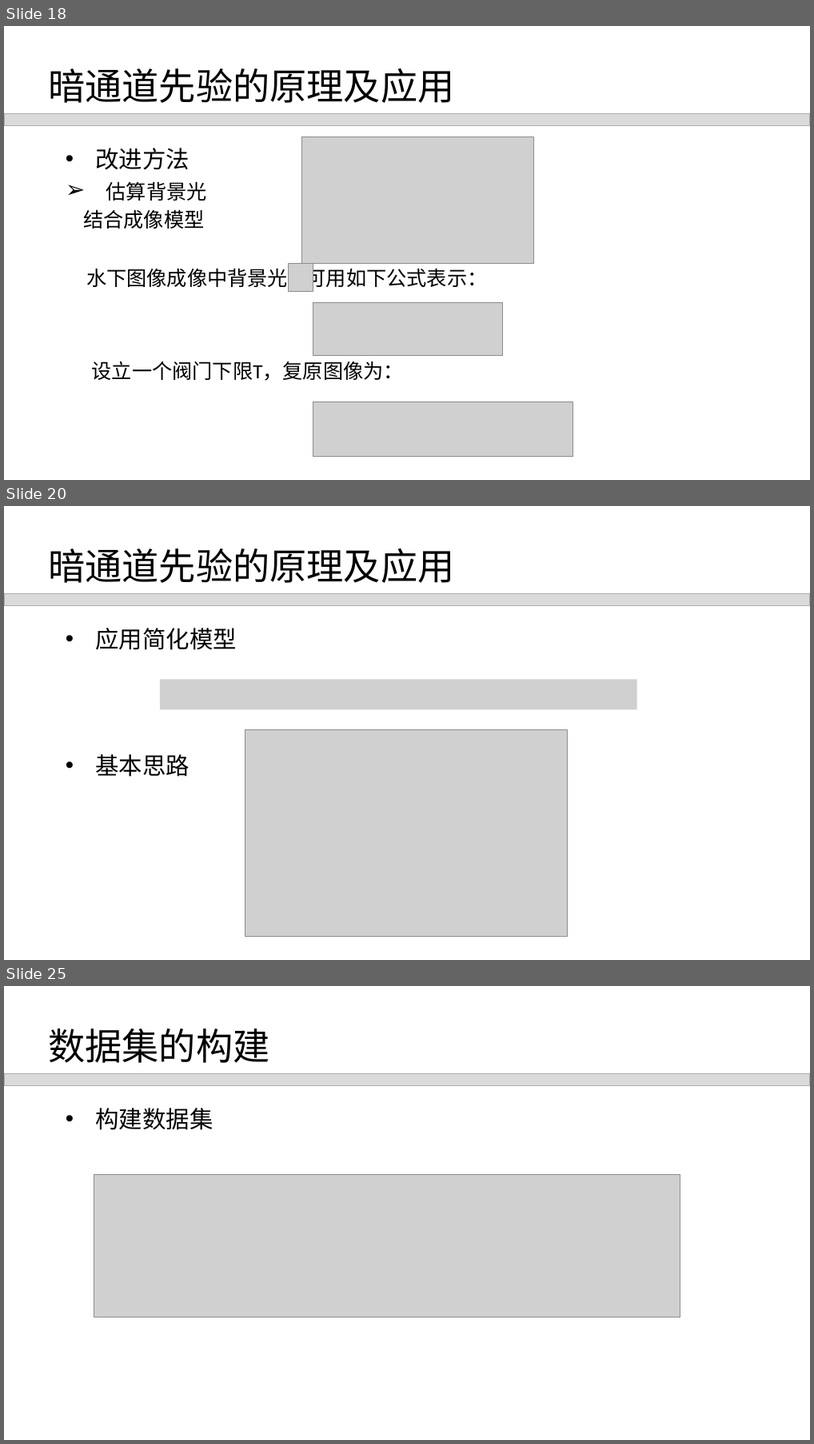
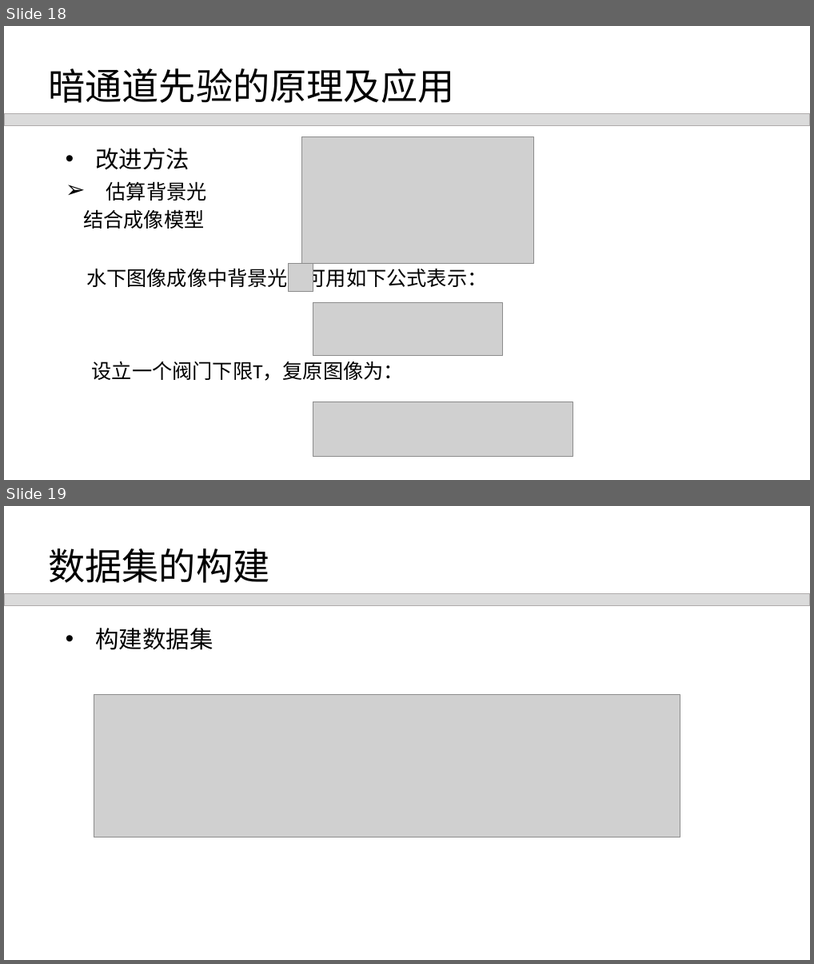
Before and after one commit to zhenglab/UnderwaterImageRestoration, a slide deck: reports/第四次汇报20161219.pptx. Shown one above the other, each under a label of ours: slides 18, 20 and 25 before the commit, slides 18 and 19 after it; the slides between them are not shown. The pictures are 814x1444 and 814x964 pixels, drawn with LibreOffice and Linux fonts; fonts in the diff are those of the drawing; grey boxes stand for pictures. Boxes give left, top, right and bottom in pixels: in the first picture for what was removed or moved away, otherwise in the second. Text is boxed around its words. In the diff, an @@ line names an element or a change of style, - is before the commit and + after.

```diff
--- a/reports/第四次汇报20161219.pptx
+++ b/reports/第四次汇报20161219.pptx
@@ slide 20 removed at box(4, 506, 810, 960), background #FFFFFF @@
@@ text removed at box(48, 548, 454, 583) @@
-暗通道先验的原理及应用
@@ rectangle removed at box(4, 593, 810, 605) @@
@@ text removed at box(96, 628, 237, 776) @@
-• 应用简化模型
-• 基本思路
@@ picture removed at box(160, 679, 638, 709) @@
@@ picture removed at box(246, 730, 567, 936) @@
@@ what was slide 25 is now slide 19 @@
```
Also in this commit, not shown: 5 other slides removed.
